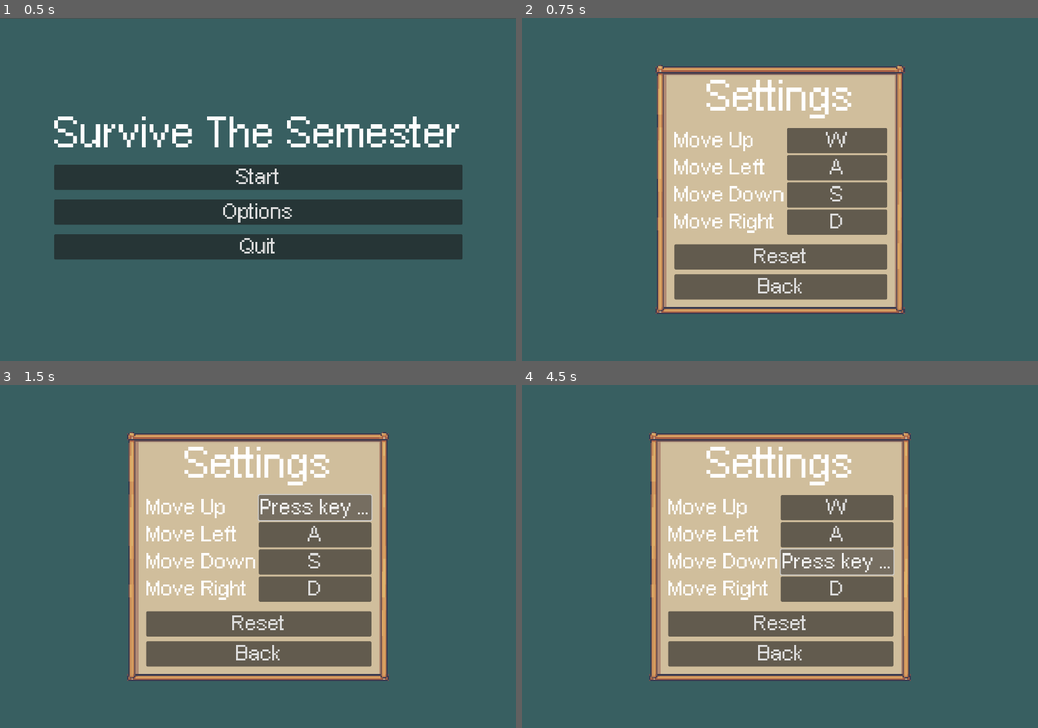
Above: before the commit, frames 1-4 (two rows, left to right).
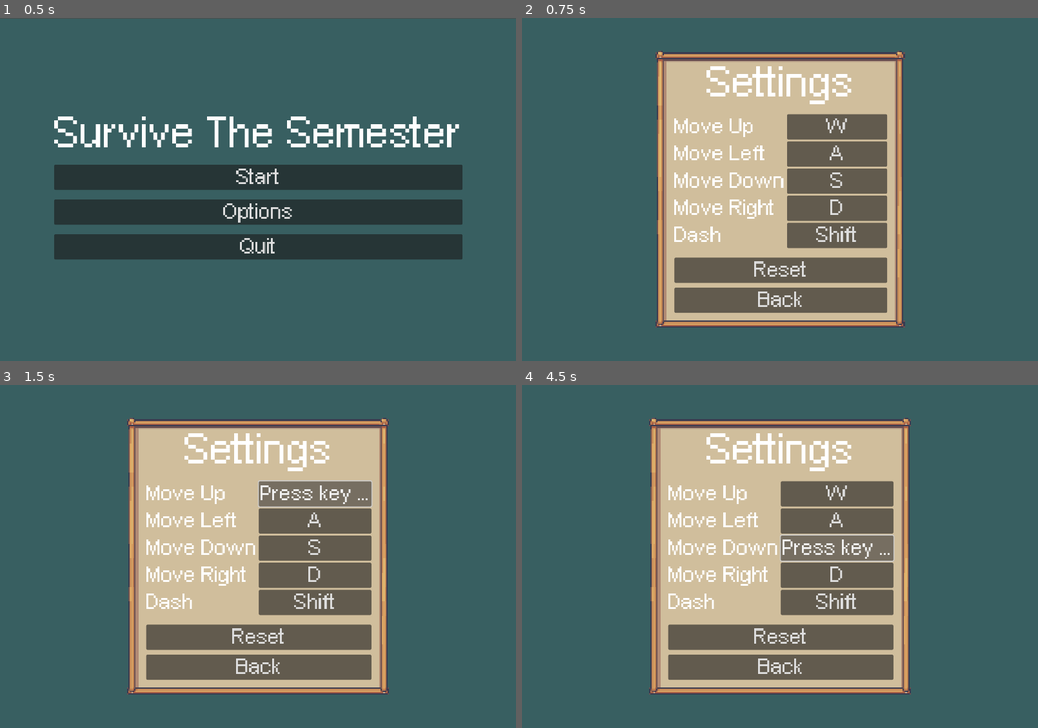
Above: after the commit, the same moments.

Repository: LimZiJia/SurviveTheSemester
Game: Godot game, scene res://scenes/ui/start_screen.tscn
Two runs of this game, one before a commit and one after it. Both use one fixed random seed, a clock stepped at 60 frames per second and the inputs below.
Inputs:
- Up to frame 1 (0.5 s): no input
- Up to frame 2 (0.75 s): click "Options" at 0.5 s
- Up to frame 3 (1.5 s): click "W" at 1.25 s
- Up to frame 4 (4.5 s): click "Press key ..." at 2 s; click "A" at 2.75 s; click "Press key ..." at 3.5 s; click "S" at 4.25 s

Frame 1 is identical in both runs. In frame 2, 16% of the frame differs, in the area x 25-75%, y 9-91%; in frame 3, 17%; in frame 4, 17%, in the area x 24-76%, y 9-91%.

Commit message:
added a bind in settings menu and an attempt to fix stuck issue
- bug where player is stuck after dash

Diff:
--- a/scenes/component/velocity_component.gd
+++ b/scenes/component/velocity_component.gd
@@ -62,5 +62,5 @@
 	var desired_velocity = direction * dash_speed
 	velocity = desired_velocity
 	await get_tree().create_timer(duration, false).timeout
-	velocity = Vector2.ZERO
+	velocity = direction * max_speed
 	is_dashing = false
--- /dev/null
+++ b/scenes/component/world_object_component.gd
@@ -0,0 +1,2 @@
+class_name WorldObject
+extends Area2D
--- /dev/null
+++ b/scenes/component/world_object_component.tscn
@@ -0,0 +1,8 @@
+[gd_scene load_steps=2 format=3 uid="uid://blotsao7u54qy"]
+
+[ext_resource type="Script" path="res://scenes/component/world_object_component.gd" id="1_cpdgg"]
+
+[node name="world_object_component" type="Area2D"]
+collision_layer = 16
+collision_mask = 16
+script = ExtResource("1_cpdgg")
--- a/scenes/game_object/player/player.gd
+++ b/scenes/game_object/player/player.gd
@@ -15,11 +15,13 @@
 @onready var animation_tree = $AnimationTree as AnimationTree
 @onready var sprite = $Visuals/Sprite2D as Sprite2D
 @onready var animation_state = animation_tree.get("parameters/playback")
+@onready var stuck_area = $StuckArea as Area2D
 
 func _ready() -> void:
 	health_component.damaged.connect(on_health_component_damaged)
 	health_component.healed.connect(on_health_component_healed)
 	health_component.dead.connect(on_health_component_dead)
+	stuck_area.area_entered.connect(unstuck)
 	dash_duration = dash_component.dash_duration
 	base_speed = velocity_component.max_speed
 	GameEvents.buff_added.connect(on_buff_added)
@@ -86,3 +88,36 @@
 		health_component.heal_percent(0.2)
 	elif buff.id == "max_health":
 		health_component.increase_max_health_percent(0.2)
+
+func unstuck(area: Area2D) -> void:
+	print("stuck")
+	if not area is WorldObject:
+		return
+	call_deferred("helper")
+	var area_shape: RectangleShape2D = area.get_child(0).shape
+	var x_to_param = area_shape.size.x / 2
+	var y_to_param = area_shape.size.y / 2
+	var delta_x = area.position.x - stuck_area.position.x
+	var delta_y = area.position.y - stuck_area.position.y
+	if delta_x < 0:
+		delta_x = - (delta_x + x_to_param) - 19.0
+	else:
+		delta_x = x_to_param - delta_x + 19.0
+	if delta_y < 0:
+		delta_y = - (delta_y + y_to_param) - 19.0
+	else:
+		delta_y = y_to_param - delta_y + 19.0
+
+	var dir: Vector2 = Vector2(delta_x, 0) if abs(delta_x) < abs(delta_y) else Vector2(0, delta_y)
+	var duration: float = 0.1
+	dir = dir.normalized()
+	print(Vector2(-1, 0).normalized())
+	print(dir)
+	print(duration)
+	self.set_collision_mask_value(16, false)
+	velocity_component.dash(dir, duration)
+	await get_tree().create_timer(duration, false).timeout
+	self.set_collision_mask_value(16, true)
+
+func helper() -> void:
+	stuck_area.get_child(0).disabled = true
--- a/scenes/game_object/player/player.tscn
+++ b/scenes/game_object/player/player.tscn
@@ -12,8 +12,52 @@
 [sub_resource type="CircleShape2D" id="CircleShape2D_d5s0x"]
 radius = 18.0
 
+[sub_resource type="CircleShape2D" id="CircleShape2D_l0sky"]
+radius = 6.0
+
 [sub_resource type="CircleShape2D" id="CircleShape2D_0uwpv"]
 radius = 19.0
+
+[sub_resource type="Animation" id="Animation_t8nwg"]
+resource_name = "dash_hurtbox"
+length = 0.3
+step = 0.05
+tracks/0/type = "value"
+tracks/0/imported = false
+tracks/0/enabled = true
+tracks/0/path = NodePath("HurtboxComponent/CollisionShape2D:disabled")
+tracks/0/interp = 1
+tracks/0/loop_wrap = true
+tracks/0/keys = {
+"times": PackedFloat32Array(0, 0.3),
+"transitions": PackedFloat32Array(1, 1),
+"update": 1,
+"values": [true, false]
+}
+tracks/1/type = "value"
+tracks/1/imported = false
+tracks/1/enabled = true
+tracks/1/path = NodePath(".:collision_mask")
+tracks/1/interp = 1
+tracks/1/loop_wrap = true
+tracks/1/keys = {
+"times": PackedFloat32Array(0, 0.2, 0.3),
+"transitions": PackedFloat32Array(1, 1, 1),
+"update": 1,
+"values": [1, 17, 17]
+}
+tracks/2/type = "value"
+tracks/2/imported = false
+tracks/2/enabled = true
+tracks/2/path = NodePath("StuckArea/CollisionShape2D:disabled")
+tracks/2/interp = 1
+tracks/2/loop_wrap = true
+tracks/2/keys = {
+"times": PackedFloat32Array(0, 0.25, 0.3),
+"transitions": PackedFloat32Array(1, 1, 1),
+"update": 1,
+"values": [true, false, true]
+}
 
 [sub_resource type="Animation" id="Animation_33xpb"]
 resource_name = "hit_back"
@@ -411,24 +455,24 @@
 "values": [672, 673, 674, 675, 676, 677, 678, 679, 680, 681, 682, 683, 684, 685]
 }
 
-[sub_resource type="Animation" id="Animation_t8nwg"]
-resource_name = "dash_hurtbox"
-length = 0.2
-tracks/0/type = "value"
-tracks/0/imported = false
-tracks/0/enabled = true
-tracks/0/path = NodePath("HurtboxComponent/CollisionShape2D:disabled")
-tracks/0/interp = 1
-tracks/0/loop_wrap = true
-tracks/0/keys = {
-"times": PackedFloat32Array(0, 0.2),
-"transitions": PackedFloat32Array(1, 1),
-"update": 1,
-"values": [true, false]
+[sub_resource type="Animation" id="Animation_1guc0"]
+length = 0.001
+tracks/0/type = "value"
+tracks/0/imported = false
+tracks/0/enabled = true
+tracks/0/path = NodePath(".:collision_mask")
+tracks/0/interp = 1
+tracks/0/loop_wrap = true
+tracks/0/keys = {
+"times": PackedFloat32Array(0),
+"transitions": PackedFloat32Array(1),
+"update": 1,
+"values": [17]
 }
 
 [sub_resource type="AnimationLibrary" id="AnimationLibrary_83j7a"]
 _data = {
+"RESET": SubResource("Animation_1guc0"),
 "dash_hurtbox": SubResource("Animation_t8nwg"),
 "hit_back": SubResource("Animation_33xpb"),
 "hit_front": SubResource("Animation_0jei0"),
@@ -593,6 +637,7 @@
 
 [node name="CollisionShape2D" type="CollisionShape2D" parent="HurtboxComponent"]
 shape = SubResource("CircleShape2D_d5s0x")
+disabled = true
 
 [node name="WeaponManager" type="Node2D" parent="."]
 position = Vector2(0, -43)
@@ -609,7 +654,17 @@
 texture = ExtResource("8_voa7p")
 hframes = 56
 vframes = 20
-frame = 78
+frame = 79
+
+[node name="StuckArea" type="Area2D" parent="."]
+collision_layer = 0
+collision_mask = 16
+monitorable = false
+
+[node name="CollisionShape2D" type="CollisionShape2D" parent="StuckArea"]
+position = Vector2(0, -3)
+shape = SubResource("CircleShape2D_l0sky")
+disabled = true
 
 [node name="CollisionShape2D" type="CollisionShape2D" parent="."]
 position = Vector2(0, -3)
--- a/scenes/ui/settings_menu.gd
+++ b/scenes/ui/settings_menu.gd
@@ -2,7 +2,7 @@
 
 var button_pressed: Button = null
 var actions := [
-	"move_up", "move_left", "move_down", "move_right"
+	"move_up", "move_left", "move_down", "move_right", "dash"
 ]
 var button_action_dict: Dictionary
 
--- a/scenes/world/world.tscn
+++ b/scenes/world/world.tscn
@@ -24,11 +24,15 @@
 [ext_resource type="PackedScene" uid="uid://du2ktn8bc1io3" path="res://scenes/manager/upgrade_manager.tscn" id="23_8h5qs"]
 [ext_resource type="PackedScene" uid="uid://bi4qaqeec2gam" path="res://scenes/game_object/gantry/gantry.tscn" id="24_fvgpo"]
 [ext_resource type="PackedScene" uid="uid://3ph0bfha44dv" path="res://scenes/manager/wave_manager.tscn" id="24_vav6n"]
+[ext_resource type="Script" path="res://scenes/component/world_object_component.gd" id="25_b3vhs"]
 
 [sub_resource type="NavigationPolygon" id="NavigationPolygon_yugua"]
 vertices = PackedVector2Array(210, -1052, 1386, -1056, 1539, -1056, 1359, -921, 1233, -921, 3504, 864, 4320, 861, 4368, …(3671 unchanged characters)…
 polygons = Array[PackedInt32Array]([PackedInt32Array(0, 1, 2, 3, 4), PackedInt32Array(5, 6, 7, 8), PackedInt32Array(9,  …(8680 unchanged characters)…
 outlines = Array[PackedVector2Array]([PackedVector2Array(-239, -1153, 34.5356, -1152.87, 1824, -1152, 1824, -192, 1919, …(4611 unchanged characters)…
+
+[sub_resource type="RectangleShape2D" id="RectangleShape2D_e02wr"]
+size = Vector2(72.5, 592.75)
 
 [node name="World" type="Node"]
 script = ExtResource("1_icddk")
@@ -109,6 +113,7 @@
 polygon = PackedVector2Array(3897, 1672, 3897, 1352, 3970, 1352, 3970, 1672)
 
 [node name="NavigationRegion2D" type="NavigationRegion2D" parent="."]
+visible = false
 navigation_polygon = SubResource("NavigationPolygon_yugua")
 
 [node name="TileMap" type="TileMap" parent="."]
@@ -172,3 +177,15 @@
 position = Vector2(336, 648)
 
 [node name="Foreground" type="Node2D" parent="TileMap" groups=["foreground_layer"]]
+
+[node name="WorldObjects" type="Node2D" parent="TileMap"]
+
+[node name="WorldObject" type="Area2D" parent="TileMap/WorldObjects"]
+collision_layer = 16
+collision_mask = 0
+monitoring = false
+script = ExtResource("25_b3vhs")
+
+[node name="CollisionShape2D" type="CollisionShape2D" parent="TileMap/WorldObjects/WorldObject"]
+position = Vector2(853.75, 856.625)
+shape = SubResource("RectangleShape2D_e02wr")
Not shown: 1 places in scenes/game_object/player/player.tscn that only renumber resources
Not shown: 1 places in scenes/world/world.tscn that only renumber resources
